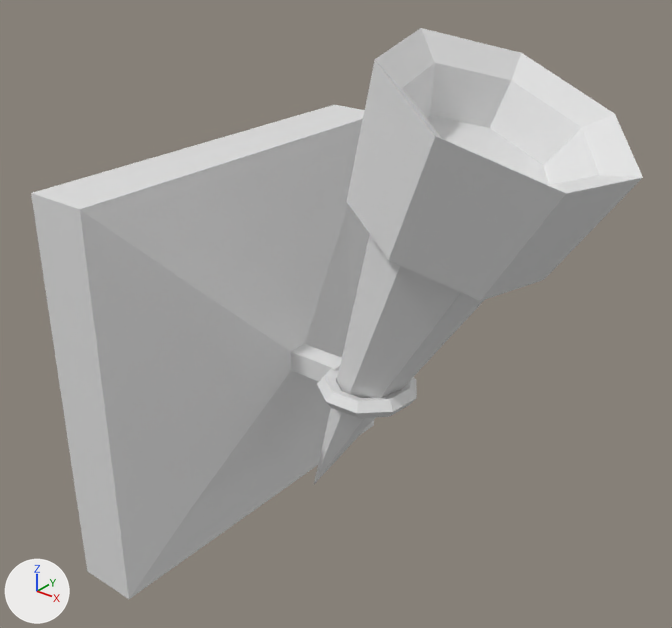
The Blender file Blender Assets/Blender Props/Torch.blend: old version first, new version second.
Before and after are seen from a camera (50 mm lens) standing at (1.19, -0.784, 0.862) and looking at (0.438, 0.156, 0.279). Arrows for +X, +Y and +Z are at lower left; the lights stay in place.

The first picture shows 'Torch'.
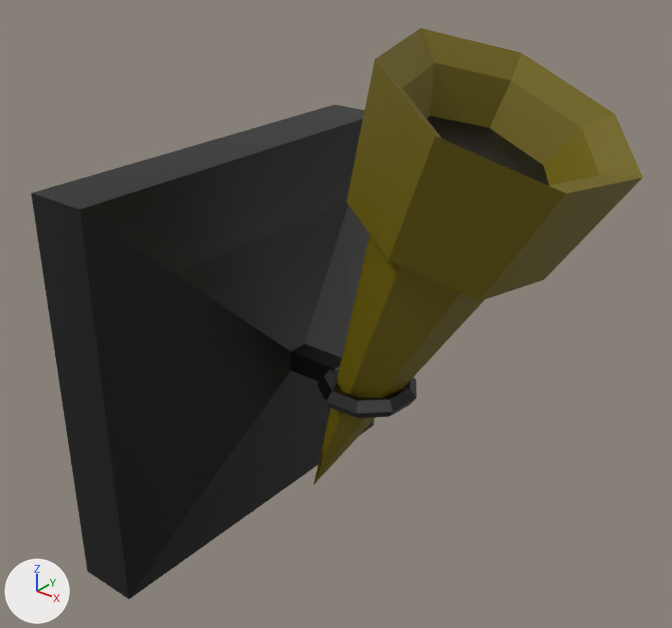
Patch to the scene script:
```diff
--- a/Blender Assets/Blender Props/Torch.blend.py
+++ b/Blender Assets/Blender Props/Torch.blend.py
@@ mat_torchholder @@
+mat_torchholder = principled_material('TorchHolder')
+mat_torchholder.base_color = (0.0, 0.0, 0.0)  # black #000000
+mat_torchholder.roughness = 0.4
@@ mat_torch @@
+mat_torch = principled_material('Torch')
+mat_torch.base_color = (0.168, 0.129, 0.0)  # dark yellow #726500
@@ me_cone @@
 me_cone.from_pydata(...)  # 102 vertices, 99 faces; spans x -1.19..0.47, y -0.92..0.85, z -1.06..1.48
 # used by ob_torch; location = (0.518, 0.185, 0.261); rotation_euler = (3.141, 0.422, 0.0334), in degrees (180, 24, 1.9); scale = (0.356, 0.356, 0.356)
+# me_cone part 1: 35 of the faces centred in x -0.38..0.38, y -0.39..0.35, z -1.03..-0.05 switch from mat_material_001 (white #e7e7e7) to mat_torch (dark yellow #726500)
+# me_cone part 2: the 1 face centred in x 0.0, y 0.0, z -0.83 switches from mat_material_001 (white #e7e7e7) to mat_torchholder (black #000000)
+# me_cone part 3: all 63 faces that had it switch from mat_material (white #e7e7e7) to mat_torchholder (black #000000)
```

Where the change shows, as pixel boxes [x1, y1, x2, y2] in the pictures (672 x 628 px):
part 1 of me_cone, recoloured: [314, 28, 643, 484] in both
part 2 of me_cone, recoloured: [427, 116, 549, 185] in both
part 3 of me_cone, recoloured (white to black): [31, 105, 417, 599] in both
